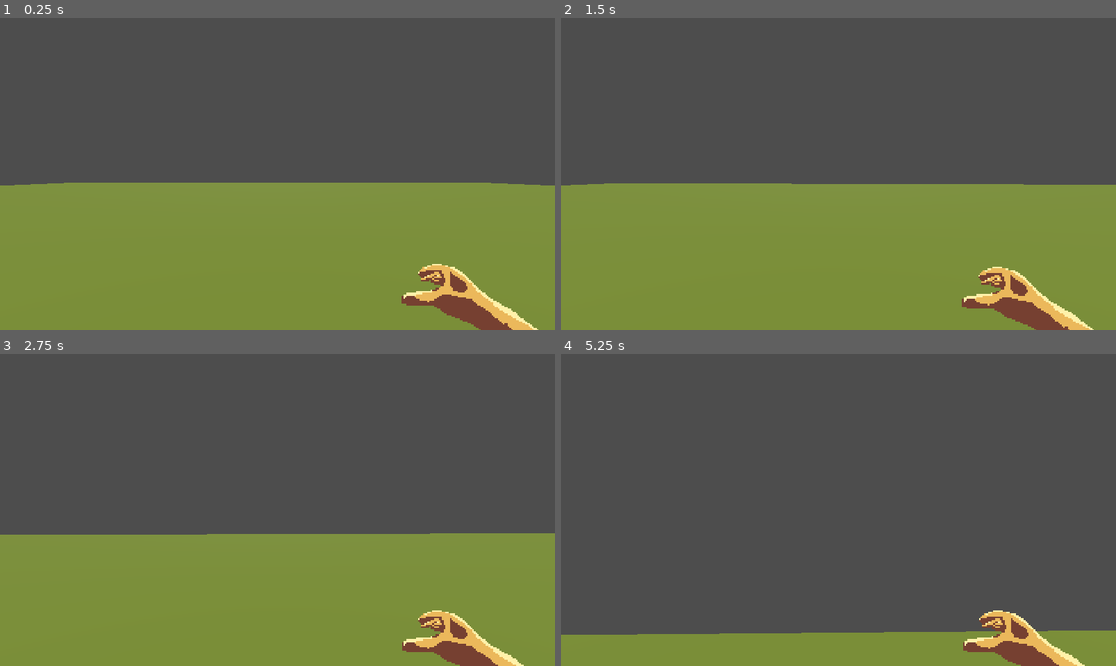
Above: before the commit, frames 1-4 (two rows, left to right).
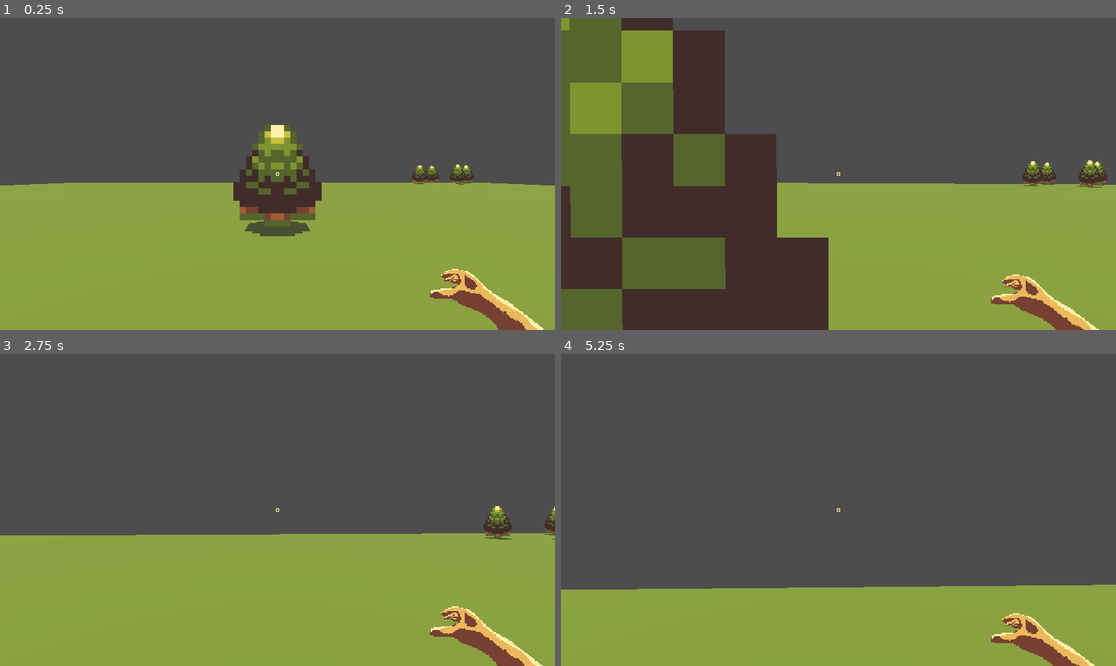
Above: after the commit, the same moments.

Repository: benlloyd50/three-d-skiller
Game: Godot game, scene res://scenes/main_in_game.tscn
The game is run twice, just before and just after one commit, with the same random seed, the same clock (stepped at 60 frames per second) and the same inputs.
Inputs (mouse positions are in pixels of both pictures, inside the frame that each line leads up to):
- Up to frame 1 (0.25 s): no input
- Up to frame 2 (1.5 s): tap Enter at 0.5 s; move the mouse to (866, 174) at 0.52 s; hold W (move_forward) from 0.53 s (still down); click (866, 174) at 0.6 s; tap Space (jump) at 0.77, 0.8, 1.07, 1.35 s; move the mouse to (810, 174) at 1.27 s
- Up to frame 3 (2.75 s): keep holding W (move_forward); tap Space (jump) at 1.52, 1.82, 2.3 s; click (249, 510) at 1.55 s; move the mouse to (288, 503) at 2.02 s; click (288, 503) at 2.1 s
- Up to frame 4 (5.25 s): keep holding W (move_forward); move the mouse to (832, 516) at 2.77 s; click (832, 516) at 2.85 s; tap Space (jump) at 3.02, 3.32, 3.6, 3.77, 4.07, 4.52, 4.82 s; move the mouse to (877, 513) at 3.52 s; move the mouse to (794, 506) at 4.27 s; click (794, 506) at 4.35 s; move the mouse to (844, 510) at 5.02 s; click (844, 510) at 5.1 s

The runs differ from the first frame. In frame 1, 6.6% of the frame differs, in the area x 42-98%, y 34-100%; in frame 2, 40%, in the area x 0-99%, y 0-100%; in frame 3, 3.1%; in frame 4, 16%.

Commit message:
make the raycast more consistent, make hand bob in a ui layer instead of a sprite in the world, small refactors

Diff:
--- a/project.godot
+++ b/project.godot
@@ -18,6 +18,11 @@
 run/main_scene="uid://clmeanii24e5s"
 config/features=PackedStringArray("4.7", "GL Compatibility")
 config/icon="res://icon.svg"
+
+[display]
+
+window/size/viewport_width=1920
+window/size/viewport_height=1080
 
 [input]
 
--- a/scenes/bb_tree.tscn
+++ b/scenes/bb_tree.tscn
@@ -10,7 +10,7 @@
 
 [sub_resource type="CylinderShape3D" id="CylinderShape3D_l4o16"]
 height = 4.215088
-radius = 1.055
+radius = 1.54
 
 [node name="BbTree" type="Node3D" unique_id=291180481]
 
@@ -18,7 +18,7 @@
 transform = Transform3D(0.6, 0, 0, 0, 0.6, 0, 0, 0, 0.6, 0, 0, 0)
 
 [node name="tree sprite" type="Sprite3D" parent="Pivot" unique_id=1357590334]
-transform = Transform3D(1.6666663, 0, 0, 0, 1.6666663, 0, 0, 0, 1.6666663, 0, 0.2558545, 0)
+transform = Transform3D(1.6666663, 0, 0, 0, 1.6666663, 0, 0, 0, 1.6666663, 0, 0.2721752, 0)
 pixel_size = 0.25
 billboard = 2
 texture_filter = 0
--- a/scenes/main_in_game.tscn
+++ b/scenes/main_in_game.tscn
@@ -22,11 +22,17 @@
 
 [node name="Main InGame" type="Node" unique_id=1406437048]
 
-[node name="BbTree" parent="." unique_id=291180481 instance=ExtResource("1_cfiho")]
-transform = Transform3D(1, 0, 0, 0, 1, 0, 0, 0, 1, 0, 1.7408624, -8.018261)
+[node name="player" parent="." unique_id=1226449582 instance=ExtResource("1_l6sm8")]
+transform = Transform3D(-1, 0, -8.742278e-08, 0, 1, 0, 8.742278e-08, 0, -1, 0, 1, 0)
 
-[node name="player" parent="." unique_id=1226449582 instance=ExtResource("1_l6sm8")]
-transform = Transform3D(1, 0, 0, 0, 1, 0, 0, 0, 1, 0, 1, 0)
+[node name="BbTree3" parent="." unique_id=291180481 instance=ExtResource("1_cfiho")]
+transform = Transform3D(1, 0, 0, 0, 1, 0, 0, 0, 1, 43.57641, 1.3839183, -46.95507)
+
+[node name="BbTree2" parent="." unique_id=1293215126 instance=ExtResource("1_cfiho")]
+transform = Transform3D(1, 0, 0, 0, 1, 0, 0, 0, 1, 36.970722, 1.3846912, -41.653137)
+
+[node name="BbTree" parent="." unique_id=1898933782 instance=ExtResource("1_cfiho")]
+transform = Transform3D(1, 0, 0, 0, 1, 0, 0, 0, 1, 0, 1.3884301, -8.018261)
 
 [node name="Ground" type="StaticBody3D" parent="." unique_id=635711500]
 transform = Transform3D(1, 0, 0, 0, 1, 0, 0, 0, 1, 0, -1, 0)
@@ -39,4 +45,11 @@
 mesh = SubResource("BoxMesh_sw2lc")
 
 [node name="DirectionalLight3D" type="DirectionalLight3D" parent="." unique_id=781956234]
-transform = Transform3D(1, 0, 0, 0, 0.495307, 0.868718, 0, -0.868718, 0.495307, 0, 12.0875, 20.1858)
+transform = Transform3D(1, 0, 0, 0, 0.495307, 0.868718, 0, -0.868718, 0.495307, 0, 12.0875, 25.59754)
+light_energy = 1.318
+
+[node name="BbTree4" parent="." unique_id=1136337031 instance=ExtResource("1_cfiho")]
+transform = Transform3D(1, 0, 0, 0, 1, 0, 0, 0, 1, 37.099007, 1.3839202, -48.84492)
+
+[node name="BbTree5" parent="." unique_id=1936869363 instance=ExtResource("1_cfiho")]
+transform = Transform3D(1, 0, 0, 0, 1, 0, 0, 0, 1, 30.49332, 1.3765163, -43.542988)
--- a/scenes/player.tscn
+++ b/scenes/player.tscn
@@ -2,6 +2,7 @@
 
 [ext_resource type="Script" uid="uid://hobsns4jtt2j" path="res://scripts/player_controller.gd" id="1_g2els"]
 [ext_resource type="Texture2D" uid="uid://cpjts3f3o4jul" path="res://art/hand_large.png" id="2_g2els"]
+[ext_resource type="Texture2D" uid="uid://cvja6duuqgr04" path="res://art/art dump/Mini-Medieval-8x8/Interface.png" id="3_qhqgy"]
 
 [sub_resource type="StandardMaterial3D" id="StandardMaterial3D_4flbx"]
 albedo_color = Color(1, 0.637, 0.00999999, 1)
@@ -12,8 +13,13 @@
 
 [sub_resource type="CapsuleShape3D" id="CapsuleShape3D_sh265"]
 
+[sub_resource type="AtlasTexture" id="AtlasTexture_qhqgy"]
+atlas = ExtResource("3_qhqgy")
+region = Rect2(0, 0, 24, 24)
+
 [node name="player" type="CharacterBody3D" unique_id=1684608086]
 script = ExtResource("1_g2els")
+bob_rate = 6.0
 
 [node name="Pivot" type="Node3D" parent="." unique_id=396520076]
 transform = Transform3D(-1, 0, 8.74228e-08, 0, 1, 0, -8.74228e-08, 0, -1, 0.00330329, 0, -0.0010668)
@@ -21,19 +27,47 @@
 [node name="Camera3D" type="Camera3D" parent="Pivot" unique_id=1941683032]
 transform = Transform3D(1, 0, 0, 0, 1, 0, 0, 0, 1, 0.00330329, 0.612627, -0.0010668)
 
-[node name="MeshInstance3D" type="MeshInstance3D" parent="Pivot" unique_id=1882827442]
+[node name="player capsule" type="MeshInstance3D" parent="Pivot" unique_id=1882827442]
 mesh = SubResource("CapsuleMesh_onrkg")
 
 [node name="hitcast" type="RayCast3D" parent="Pivot" unique_id=1284785171]
-transform = Transform3D(2, 0, 0, 0, -8.74228e-08, -2, 0, 2, -8.74228e-08, 0.0256054, 0.552373, -0.579152)
+transform = Transform3D(2, 0, 0, 0, -8.74228e-08, -2, 0, 2, -8.74228e-08, 0.025605416, 0.552373, -0.38924706)
+target_position = Vector3(0, -2, 0)
 collide_with_areas = true
 debug_shape_custom_color = Color(0.606667, 0, 0.91, 1)
 
-[node name="spr_hand" type="Sprite3D" parent="Pivot" unique_id=2088049675]
-transform = Transform3D(1, 0, 0, 0, 1, 0, 0, 0, 1, 0.4757551, 0.7187286, -1.2672572)
-texture_filter = 0
-render_priority = 1
+[node name="hitbox" type="CollisionShape3D" parent="." unique_id=1706764618]
+shape = SubResource("CapsuleShape3D_sh265")
+
+[node name="CanvasLayer" type="CanvasLayer" parent="." unique_id=198022207]
+
+[node name="Control" type="Control" parent="CanvasLayer" unique_id=1442793112]
+layout_mode = 3
+anchors_preset = 3
+anchor_left = 1.0
+anchor_top = 1.0
+anchor_right = 1.0
+anchor_bottom = 1.0
+offset_left = -40.0
+offset_top = -40.0
+grow_horizontal = 0
+grow_vertical = 0
+
+[node name="hudhand" type="Sprite2D" parent="CanvasLayer/Control" unique_id=796031873]
+position = Vector2(-513, -440)
+scale = Vector2(4, 4)
 texture = ExtResource("2_g2els")
 
-[node name="hitbox" type="CollisionShape3D" parent="." unique_id=1706764618]
-shape = SubResource("CapsuleShape3D_sh265")
+[node name="crosshair" type="TextureRect" parent="CanvasLayer" unique_id=1143515821]
+anchors_preset = 8
+anchor_left = 0.5
+anchor_top = 0.5
+anchor_right = 0.5
+anchor_bottom = 0.5
+offset_left = -20.0
+offset_top = -20.0
+offset_right = 20.0
+offset_bottom = 20.0
+grow_horizontal = 2
+grow_vertical = 2
+texture = SubResource("AtlasTexture_qhqgy")
--- a/scripts/player_controller.gd
+++ b/scripts/player_controller.gd
@@ -21,86 +21,86 @@
 # a point to control the direction of the player's parts
 @onready var pivot: Node3D = $Pivot
 # Sprite hand on the player
-@onready var hand: Sprite3D = $Pivot/spr_hand
+@onready var hand: Sprite2D = $CanvasLayer/Control/hudhand
 @onready var hitcast: RayCast3D = $Pivot/hitcast
 
-var hand_sprite_position: Vector3
+var hand_sprite_position: Vector2
 var going_to_max = true
-@onready var BOB_Y_MIN: float = hand.transform.origin.y - 0.1
-@onready var BOB_Y_MAX: float = hand.transform.origin.y + 0.025
-var bob_rate: float = 12.0
+@onready var BOB_Y_MIN: float = hand.transform.origin.y + 40
+@onready var BOB_Y_MAX: float = hand.transform.origin.y
+@export_range(0.1, 10.0, 0.1) var bob_rate: float = 3.0
 
 
 func _ready() -> void:
-    capture_mouse()
-    hand_sprite_position = hand.transform.origin
+	capture_mouse()
+	hand_sprite_position = hand.position
 
 func _unhandled_input(event: InputEvent) -> void:
-    if event is InputEventMouseMotion:
-        look_dir = event.relative * 0.001
-        if mouse_captured: _rotate_camera()
-    if Input.is_action_just_pressed(&"exit"): get_tree().quit()
+	if event is InputEventMouseMotion:
+		look_dir = event.relative * 0.001
+		if mouse_captured: _rotate_camera()
+	if Input.is_action_just_pressed(&"exit"): get_tree().quit()
 
 func _physics_process(delta: float) -> void:
-    if Input.is_action_just_pressed(&"jump"): jumping = true
-    if mouse_captured: _handle_joypad_camera_rotation(delta)
-    velocity = _walk(delta) + _gravity(delta) + _jump(delta)
-    if velocity != Vector3.ZERO:
-        hand.transform.origin.y = bob_between(hand.transform.origin.y, BOB_Y_MIN, BOB_Y_MAX, 0.005, delta)
-        hand.transform.origin.x = bob_between(hand.transform.origin.x, hand_sprite_position.x - 0.04, hand_sprite_position.x + 0.04, 0.0005, delta / 4.0)
-    move_and_slide()
+	if Input.is_action_just_pressed(&"jump"): jumping = true
+	if mouse_captured: _handle_joypad_camera_rotation(delta)
+	velocity = _walk(delta) + _gravity(delta) + _jump(delta)
+	if velocity != Vector3.ZERO && is_on_floor():
+		hand.transform.origin.y = bob_between(hand.transform.origin.y, BOB_Y_MIN, BOB_Y_MAX, 0.05, delta)
+		hand.transform.origin.x = bob_between(hand.transform.origin.x, hand_sprite_position.x - 0.04, hand_sprite_position.x + 0.04, 0.05, delta / 4.0)
+	move_and_slide()
 
-    if Input.is_action_just_pressed(&"primary_action"):
-        attack(delta)
+	if Input.is_action_just_pressed(&"primary_action"):
+		attack(delta)
 
 func attack(_delta: float) -> void:
-    var obj = hitcast.get_collider()
-    if obj:
-        print("Hit a ", obj.name)
-        # send damage to the object and have it respond
-        if obj.has_method("on_attack_hit"):
-            obj.on_attack_hit(2)
+	var obj = hitcast.get_collider()
+	if obj:
+		print("Hit a ", obj.name)
+		# send damage to the object and have it respond
+		if obj.has_method("on_attack_hit"):
+			obj.on_attack_hit(2)
 
 func capture_mouse() -> void:
-    Input.set_mouse_mode(Input.MOUSE_MODE_CAPTURED)
-    mouse_captured = true
+	Input.set_mouse_mode(Input.MOUSE_MODE_CAPTURED)
+	mouse_captured = true
 
 func release_mouse() -> void:
-    Input.set_mouse_mode(Input.MOUSE_MODE_VISIBLE)
-    mouse_captured = false
+	Input.set_mouse_mode(Input.MOUSE_MODE_VISIBLE)
+	mouse_captured = false
 
 func _rotate_camera(sens_mod: float = 1.0) -> void:
-    pivot.rotation.y -= look_dir.x * camera_sens * sens_mod
-    pivot.rotation.x = clamp(pivot.rotation.x - look_dir.y * camera_sens * sens_mod, -1.5, 1.5)
+	pivot.rotation.y -= look_dir.x * camera_sens * sens_mod
+	pivot.rotation.x = clamp(pivot.rotation.x - look_dir.y * camera_sens * sens_mod, -1.5, 1.5)
 
 func _handle_joypad_camera_rotation(delta: float, sens_mod: float = 1.0) -> void:
-    var joypad_dir: Vector2 = Input.get_vector(&"look_left", &"look_right", &"look_up", &"look_down")
-    if joypad_dir.length() > 0:
-        look_dir += joypad_dir * delta
-        _rotate_camera(sens_mod)
-        look_dir = Vector2.ZERO
+	var joypad_dir: Vector2 = Input.get_vector(&"look_left", &"look_right", &"look_up", &"look_down")
+	if joypad_dir.length() > 0:
+		look_dir += joypad_dir * delta
+		_rotate_camera(sens_mod)
+		look_dir = Vector2.ZERO
 
 func _walk(delta: float) -> Vector3:
-    move_dir = Input.get_vector(&"move_left", &"move_right", &"move_forward", &"move_back")
-    var _forward: Vector3 = pivot.global_transform.basis * Vector3(move_dir.x, 0, move_dir.y)
-    var walk_dir: Vector3 = Vector3(_forward.x, 0, _forward.z).normalized()
-    walk_vel = walk_vel.move_toward(walk_dir * speed * move_dir.length(), acceleration * delta)
-    return walk_vel
+	move_dir = Input.get_vector(&"move_left", &"move_right", &"move_forward", &"move_back")
+	var _forward: Vector3 = pivot.global_transform.basis * Vector3(move_dir.x, 0, move_dir.y)
+	var walk_dir: Vector3 = Vector3(_forward.x, 0, _forward.z).normalized()
+	walk_vel = walk_vel.move_toward(walk_dir * speed * move_dir.length(), acceleration * delta)
+	return walk_vel
 
 func _gravity(delta: float) -> Vector3:
-    grav_vel = Vector3.ZERO if is_on_floor() else grav_vel.move_toward(Vector3(0, velocity.y - gravity, 0), gravity * delta)
-    return grav_vel
+	grav_vel = Vector3.ZERO if is_on_floor() else grav_vel.move_toward(Vector3(0, velocity.y - gravity, 0), gravity * delta)
+	return grav_vel
 
 func _jump(delta: float) -> Vector3:
-    if jumping:
-        if is_on_floor(): jump_vel = Vector3(0, sqrt(4 * jump_height * gravity), 0)
-        jumping = false
-        return jump_vel
-    jump_vel = Vector3.ZERO if is_on_floor() or is_on_ceiling_only() else jump_vel.move_toward(Vector3.ZERO, gravity * delta)
-    return jump_vel
+	if jumping:
+		if is_on_floor(): jump_vel = Vector3(0, sqrt(4 * jump_height * gravity), 0)
+		jumping = false
+		return jump_vel
+	jump_vel = Vector3.ZERO if is_on_floor() or is_on_ceiling_only() else jump_vel.move_toward(Vector3.ZERO, gravity * delta)
+	return jump_vel
 
 func bob_between(curr: float, min_val: float, max_val: float, tolerance: float, delta: float) -> float:
-    if (going_to_max and curr >= max_val - tolerance) or (!going_to_max and curr <= min_val + tolerance):
-        going_to_max = !going_to_max
+	if (going_to_max and curr >= max_val - tolerance) or (!going_to_max and curr <= min_val + tolerance):
+		going_to_max = !going_to_max
 
-    return lerp(curr, max_val if going_to_max else min_val, bob_rate * delta)
+	return lerp(curr, max_val if going_to_max else min_val, bob_rate * delta)
Not shown, changed: art/hand0_small.png.import
Not shown, changed: art/monogram.ttf.import
Not shown, changed: art/tall_tree1.png.import
Not shown, changed: icon.svg.import
